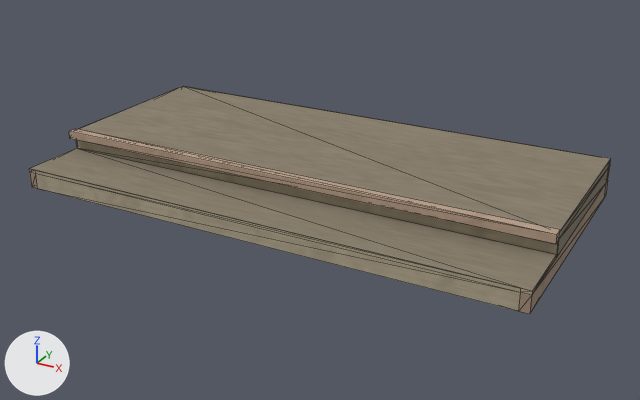
What one commit did to the glTF model assets/environment/outdoor/props/models/house_02_porch_deck.glb.
Both versions are drawn from a 50 mm lens placed at (2.32, -4.17, 2.04), pointed at (0.05, -0.04, -0.03). Lighting does not change. The marker at lower left points along +X, +Y and +Z. The first picture is the older version. Mesh edges are drawn as thin lines. Vertices at exactly the same position are counted once.

Objects in the first picture: 'outdoor_house_02_porch_deck'.
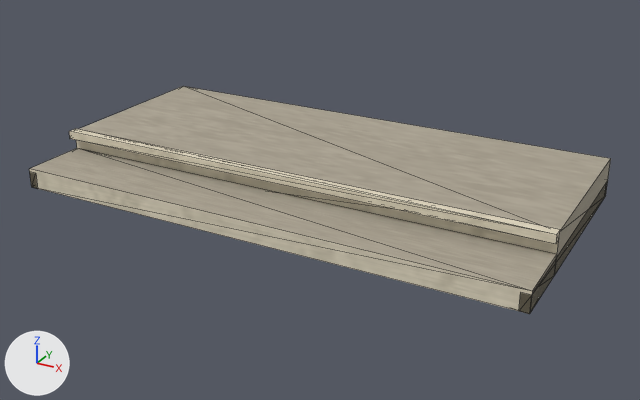
What differs and where, as boxes [x1, y1, x2, y2] in the pictures (640 x 400 px):
part 1 of me_outdoor_house_02_porch_deck, reshaped: before [29, 140, 611, 311]; after [29, 140, 611, 312]
part 2 of me_outdoor_house_02_porch_deck, recoloured (lighter): [30, 86, 611, 314] in both

Edits to the bpy script that builds the scene:
```text
Change me_outdoor_house_02_porch_deck:
    used by ob_outdoor_house_02_porch_deck; location = (0.0, 0.0, 0.0)
    remove me_outdoor_house_02_porch_deck.from_pydata(...)  # 84 vertices, 132 faces; spans x -1.5..1.5, y -0.75..0.75, z 0.0..0.24
    add me_outdoor_house_02_porch_deck.from_pydata(...)  # 54 vertices, 96 faces; spans x -1.5..1.5, y -0.75..0.75, z 0.0..0.24
    me_outdoor_house_02_porch_deck part 1
    32 vertices are removed from x -1.5..1.5, y -0.75..0.75, z 0.0..0.23
    74 faces are deleted
    2 vertices are added at (1.5, -0.35, 0.0), (-1.5, -0.35, 0.0)
    38 new faces join them
    me_outdoor_house_02_porch_deck part 2: 58 kept faces spanning x -1.5..1.5, y -0.75..0.75, z 0.0..0.24 get new vertex colours; the middle colour goes from grey #b4a39e to white #ffffff
```
